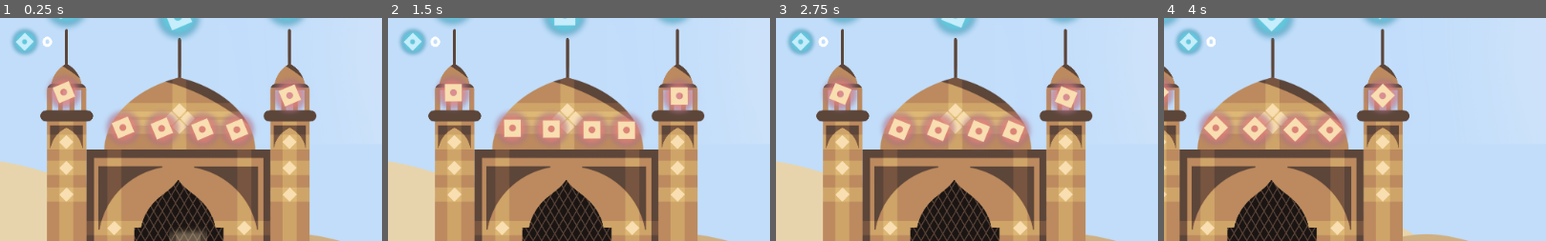
Above: before the commit, frames 1-4 (left to right).
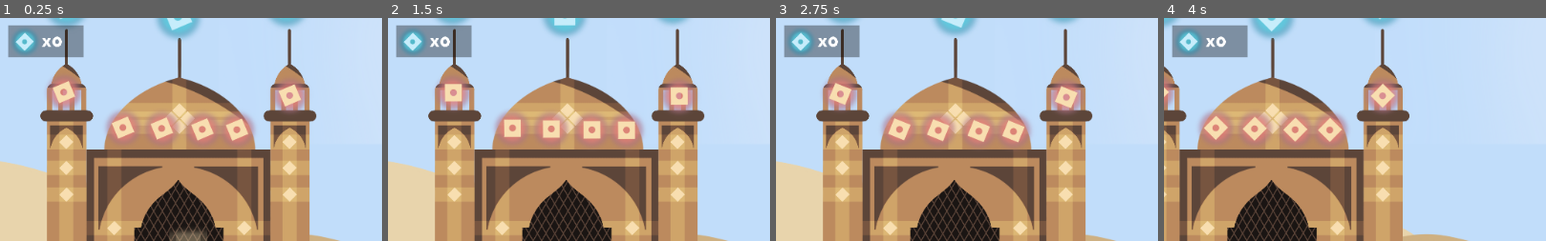
Above: after the commit, the same moments.

Repository: Craiky/csproject
Game: Godot game, scene res://MainScene.tscn
Same seed, same stepped clock (60 frames per second), same inputs: the game is played once before the commit and once after it.
Inputs:
- Up to frame 1 (0.25 s): no input
- Up to frame 2 (1.5 s): hold Right (move_right) from 0.53 s (still down); tap Space (jump) at 0.77 s
- Up to frame 3 (2.75 s): tap Space (jump) at 1.52 s; release Right (move_right) at 2.03 s; hold Left (move_left) from 2.03 s (still down)
- Up to frame 4 (4 s): release Left (move_left) at 2.78 s; hold Right (move_right) from 2.78 s (still down); tap Space (jump) at 3.02, 3.77 s
The pictures show only the part of the screen within x 0-50%, y 1-51%; the shares and areas given below are measured in that part.

The runs differ from the first frame. In frame 1, 2.5% of the frame differs, in the area x 2-22%, y 3-18%; in frame 2, 2.5%; in frame 3, 2.5%; in frame 4, 2.5%.

Commit message:
update UI

Diff:
--- a/Scripts/UIController.gd
+++ b/Scripts/UIController.gd
@@ -14,7 +14,7 @@
 		rect_position.y = player.position.y-750
 
 func _ready ():
-	scoreText.text = "0"
+	scoreText.text = "x0"
 
 func set_score_text (score):
-	scoreText.text = str(score)
+	scoreText.text = "x"+str(score)
--- a/UI/UI.tscn
+++ b/UI/UI.tscn
@@ -8,6 +8,13 @@
 anchor_right = 1.0
 anchor_bottom = 1.0
 script = ExtResource( 3 )
+
+[node name="ColorRect" type="ColorRect" parent="."]
+margin_left = 27.0
+margin_top = 38.0
+margin_right = 280.0
+margin_bottom = 145.0
+color = Color( 0, 0, 0, 0.352941 )
 
 [node name="Coin" type="TextureRect" parent="."]
 margin_left = 10.0
@@ -23,5 +30,5 @@
 margin_right = 513.0
 margin_bottom = 125.0
 custom_fonts/font = ExtResource( 2 )
-text = "0123456789"
+text = "x##"
 valign = 1
